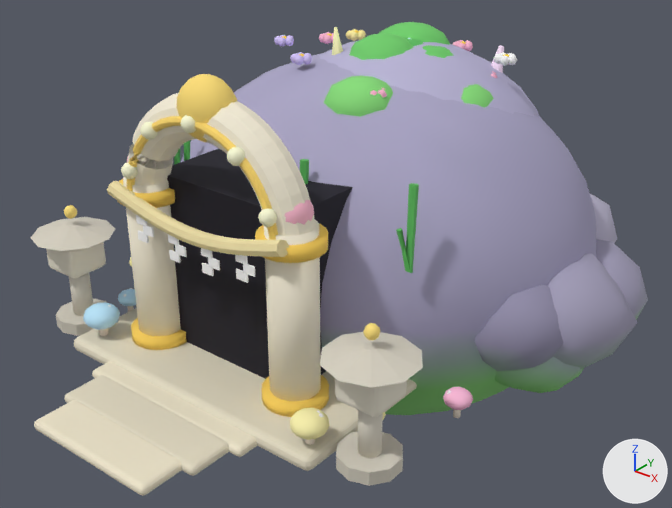
The glTF model docs/assets/shrine_cave_lite.glb: old version first, new version second.
Rendered twice from a 50 mm camera at (10.65, -11.97, 9.57) aimed at (0.28, 1.0, 1.53). Arrows for +X, +Y and +Z are at lower right; the lights stay in place. The picture after the commit comes second. Vertices at exactly the same position are counted once.
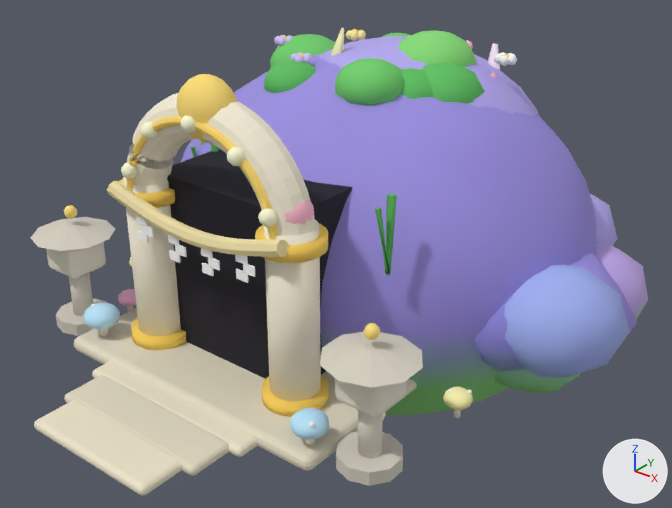
Changed parts and their boxes [x1, y1, x2, y2] in the pictures (672 x 508 px; the box of a moved part takes in the faces that stretch with it):
'Sphere', reshaped
    before: [31, 22, 648, 496]
    after: [31, 28, 648, 496]
part 1 of me_sphere, moved or reshaped
    before: [422, 45, 454, 58]
    after: [264, 60, 316, 93]
part 2 of me_sphere, moved or reshaped (not visible before)
    after: [399, 30, 476, 67]
part 3 of me_sphere, moved or reshaped (not visible before)
    after: [270, 34, 336, 67]
part 4 of me_sphere, moved or reshaped (not visible afterwards)
    before: [465, 42, 473, 51]
part 5 of me_sphere, moved or reshaped (not visible afterwards)
    before: [457, 42, 466, 49]
part 6 of me_sphere, moved or reshaped
    before: [358, 31, 366, 40]
    after: [467, 42, 473, 50]
part 7 of me_sphere, moved or reshaped
    before: [108, 22, 648, 417]
    after: [91, 28, 648, 428]
part 8 of me_sphere, recoloured
    before: [118, 22, 648, 440]
    after: [118, 30, 648, 440]

The edits, one by one:
me_sphere is used by ob_sphere; location (0.0, 0.0, 0.0).
me_sphere had 7418 vertices, 14016 faces and spanned x -4.86..5.77, y -5.1..7.59, z -2.31..5.7.
me_sphere now has 7418 vertices, 14016 faces and spans x -4.86..5.9, y -5.1..7.7, z -2.31..5.7.
me_sphere part 1: the loose piece of 62 vertices spanning x 0.0..1.56, y 2.42..4.06, z 4.14..5.32 is scaled about its middle by 0.711, then moved by (-1.91, -1.8, -0.08).
me_sphere part 2: the loose piece of 62 vertices spanning x -2.25..-1.31, y 2.27..3.27, z 4.01..4.73 is scaled about its middle by 1.68, then moved by (2.64, 0.55, 0.62).
me_sphere part 3: the loose piece of 62 vertices spanning x 0.51..1.54, y 1.88..2.97, z 4.28..5.06 is scaled about its middle by 1.55, then moved by (-3.3, 0.82, -0.18).
me_sphere part 4: the loose piece of 20 vertices spanning x 0.71..0.89, y 4.61..4.81, z 4.93..5.13 is moved by (0.58, -0.69, -0.3).
me_sphere part 5: the loose piece of 20 vertices spanning x 0.62..0.8, y 4.48..4.68, z 4.93..5.13 is moved by (0.58, -0.69, -0.3).
me_sphere part 6: the loose piece of 20 vertices spanning x -1.44..-1.26, y 3.79..3.99, z 5.0..5.2 is moved by (2.15, 0.82, -0.07).
me_sphere part 7: 2692 of 7418 vertices moved; they spanned x -4.2..5.42, y -2.71..7.59, z -0.46..5.6 and now span x -4.12..5.9, y -2.91..7.7, z -0.51..5.6; mean shift (0.13, -0.02, -0.03); largest move (-1.44, 1.68, 1.24) -> (5.13, 4.69, 0.33).
me_sphere part 8: 5309 kept faces spanning x -4.86..5.9, y -3.02..7.7, z -0.51..5.59 get new vertex colours.
Other edits to the shape of me_sphere do not show in these pictures.
